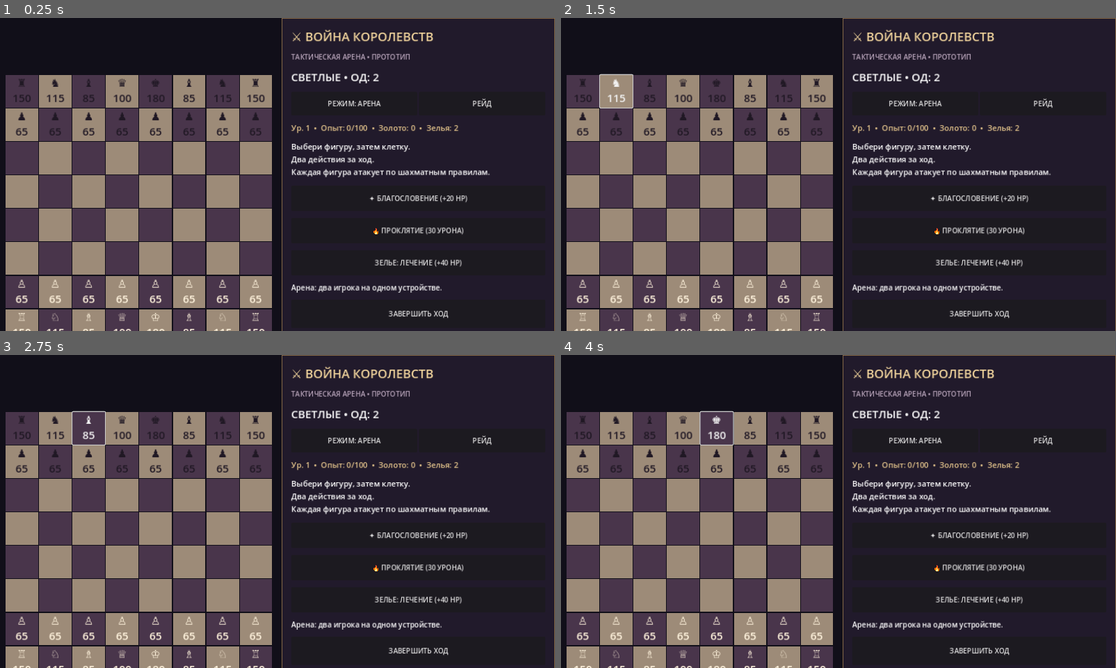
Above: before the commit, frames 1-4 (two rows, left to right).
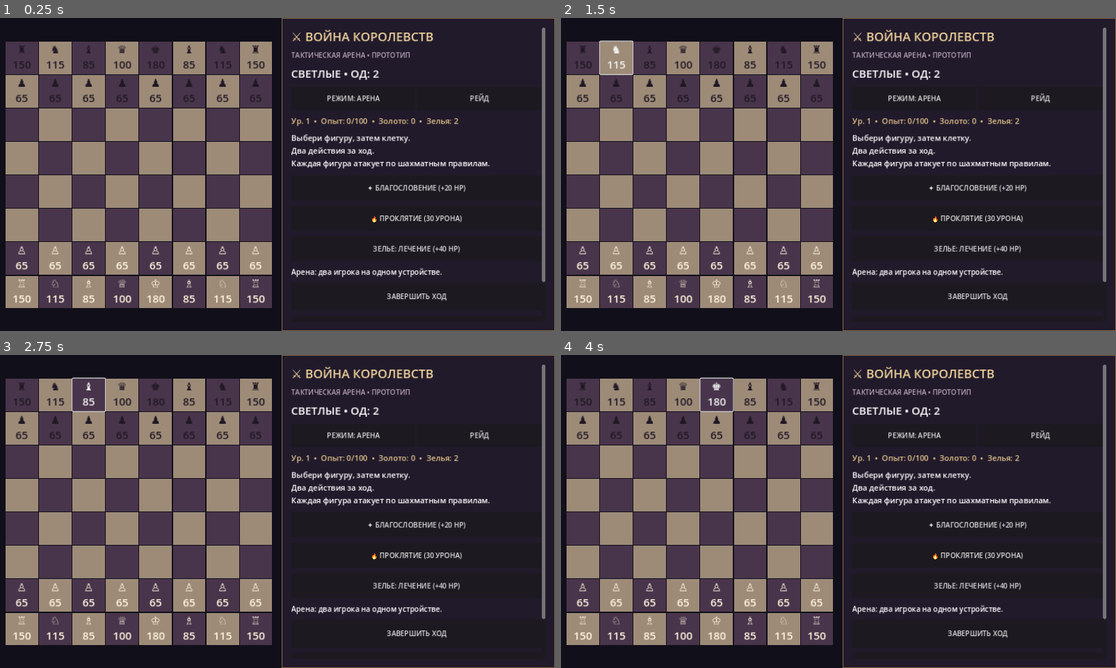
Above: after the commit, the same moments.

Repository: sitepushlic/kingdom-chess
Game: Godot game, scene res://scenes/main.tscn
Same seed, same stepped clock (60 frames per second), same inputs: the game is played once before the commit and once after it.
Inputs:
- Up to frame 1 (0.25 s): no input
- Up to frame 2 (1.5 s): click "♜ 150" at 0.5 s; click "♞ 115" at 1.25 s
- Up to frame 3 (2.75 s): click "♝ 85" at 2 s
- Up to frame 4 (4 s): click "♛ 100" at 2.75 s; click "♚ 180" at 3.5 s

The runs differ from the first frame. In frame 1, 48% of the frame differs, in the area x 1-100%, y 3-100%; in frame 2, 48%; in frame 3, 48%; in frame 4, 48%.

Commit message:
Fit RPG controls in landscape with scroll panel and simplify combat damage

Diff:
--- a/scripts/main.gd
+++ b/scripts/main.gd
@@ -72,9 +72,14 @@
 	panel_style.set_border_width_all(2)
 	panel_style.set_content_margin_all(22)
 	sidebar.add_theme_stylebox_override("panel", panel_style)
+	var scroll := ScrollContainer.new()
+	scroll.size_flags_vertical = Control.SIZE_EXPAND_FILL
+	scroll.horizontal_scroll_mode = ScrollContainer.SCROLL_MODE_DISABLED
+	sidebar.add_child(scroll)
 	var ui := VBoxContainer.new()
-	ui.add_theme_constant_override("separation", 16)
-	sidebar.add_child(ui)
+	ui.size_flags_horizontal = Control.SIZE_EXPAND_FILL
+	ui.add_theme_constant_override("separation", 12)
+	scroll.add_child(ui)
 	var heading := Label.new()
 	heading.text = "⚔ ВОЙНА КОРОЛЕВСТВ"
 	heading.add_theme_font_size_override("font_size", 28)
@@ -275,7 +280,9 @@
 	elif _legal(selected,i):
 		var attacker: String = pieces[selected]
 		if pieces[i] != "":
-			health[i] -= DAMAGE[attacker.to_upper()] + (player_level - 1) * 2 if mode == "raid" else DAMAGE[attacker.to_upper()]
+			var damage: int = DAMAGE[attacker.to_upper()]
+			if mode == "raid": damage += (player_level - 1) * 2
+			health[i] -= damage
 			if mode == "raid" and i == 4:
 				boss_hp = maxi(0,health[i])
 			if health[i] > 0:
@@ -357,7 +364,7 @@
 	status.text = winner if winner != "" else ("ГЕРОИ" if mode == "raid" else ("СВЕТЛЫЕ" if turn == 1 else "ТЁМНЫЕ")) + " • ОД: " + str(ap)
 	mode_button.text = "РЕЖИМ: АРЕНА" if mode == "arena" else "РЕЖИМ: РЕЙД"
 	inventory_label.text = "Ур. %d  •  Опыт: %d/%d  •  Золото: %d  •  Зелья: %d" % [player_level,experience,player_level*100,gold,potions]
-	info.text = ("БОСС: %d/240 HP\\n" % boss_hp if mode == "raid" else "") + battle_log
+	info.text = ("БОСС: %d/240 HP\n" % boss_hp if mode == "raid" else "") + battle_log
 	for i in range(64):
 		var b: Button = buttons[i]
 		var p: String = pieces[i]
